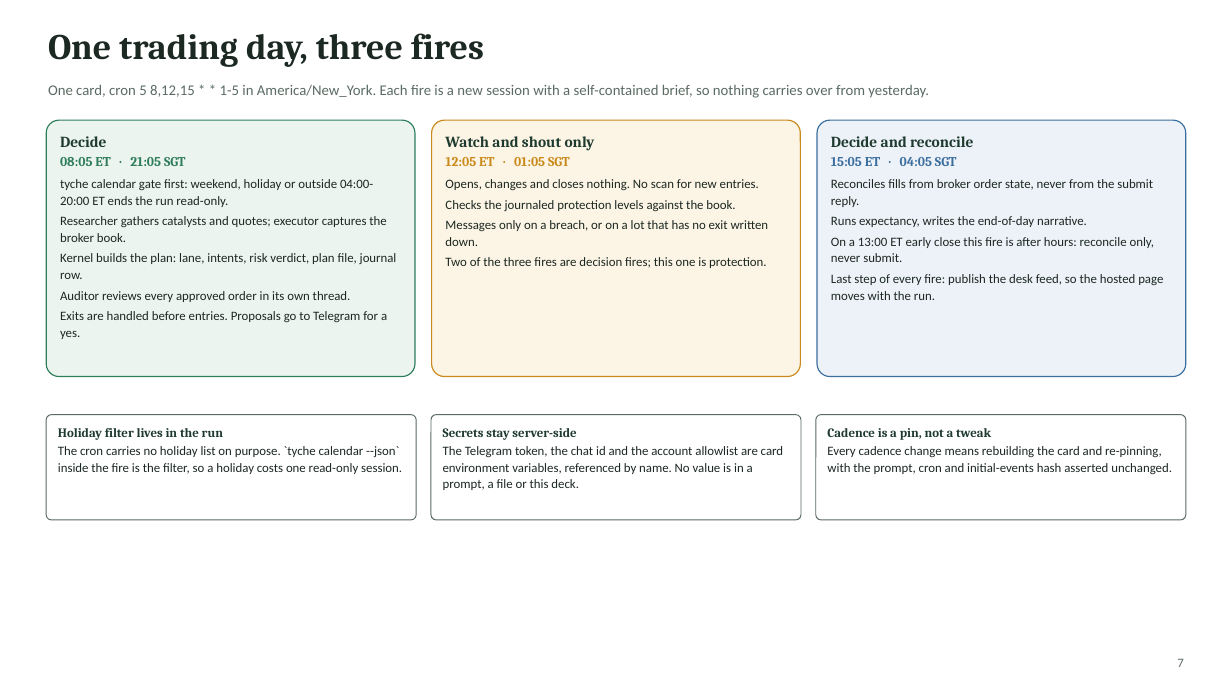
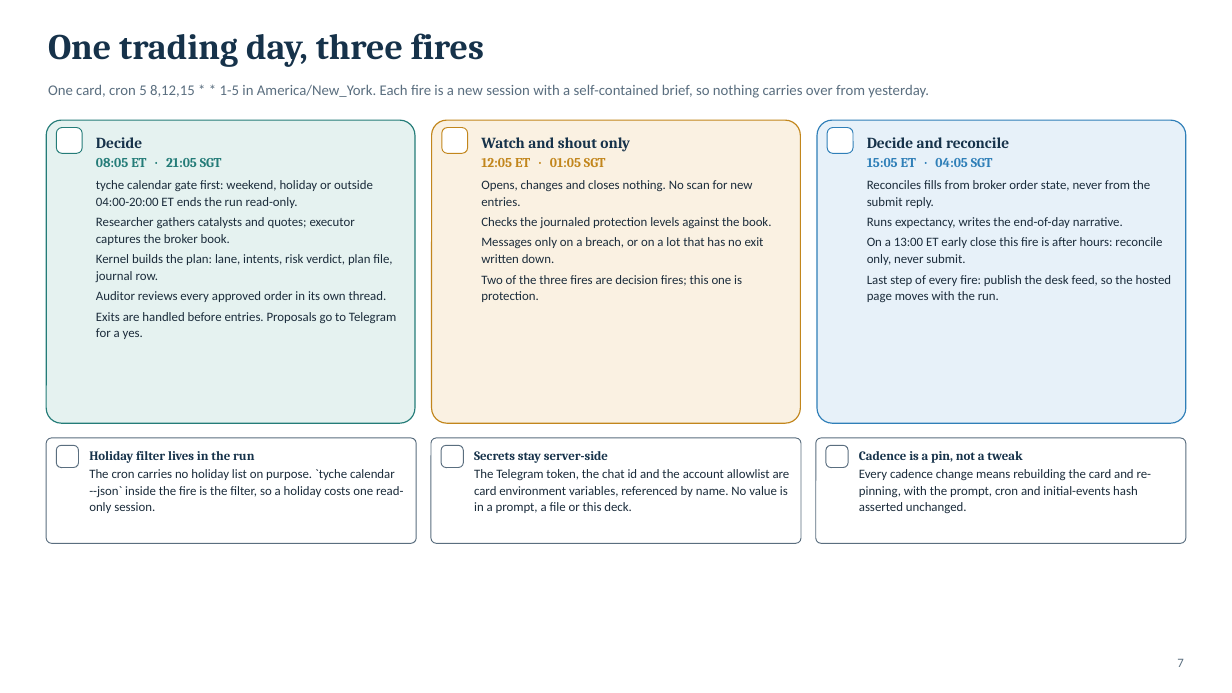
Before and after one commit to aloisohzh/tyche, a slide deck: slide 7 of docs/competition/deck/tyche-competition-deck.pptx. Drawn at 1232x693 pixels with LibreOffice and Linux fonts; fonts in the diff are those of the drawing; background and template pictures are left out. Boxes give left, top, right and bottom in pixels: in the first picture for what was removed or moved away, otherwise in the second. Text is boxed around its words. In the diff, an @@ line names an element or a change of style, - is before the commit and + after.

Commit message:
Competition deck: light blue and silver theme with generated artwork
The deck read as a wall of text on dark green. A submission judged partly on
presentation needs the architecture to be legible at a glance, so the four
structural slides now carry node glyphs and the whole deck moves to a light
blue, silver and white palette.

The four hue families stay semantic rather than decorative: blue is the
deterministic layer, green the advisory layer, amber a human decision, brick a
channel that may observe or alert but never control. Recolouring one into
another would change what the diagrams assert, so only the chrome moved.

Every component label is still a native shape, so the artwork cannot invent a
fact about the system. prepare_assets.py turns the generator's scratch PNGs
into the committed JPEG backdrops and trimmed, transparent icon cutouts;
build_deck.py reads only assets/, so a rebuild works without the originals.

```diff
--- a/docs/competition/deck/tyche-competition-deck.pptx
+++ b/docs/competition/deck/tyche-competition-deck.pptx
@@ text "One trading day, three fires" at [48,33,484,67]: text colour #1C2822 to #16324A @@
@@ text "One card, cron 5 8,12,15 ..." at [48,84,929,98]: text colour #5B6B63 to #5A6E7F @@
@@ rounded rectangle "Decide": place and size @@
-rounded rectangle "Decide" at [46,120,415,377]
+rounded rectangle "Decide" at [46,120,415,423]
@@ rounded rectangle "Decide" at [46,120,415,423]: text colour #1E3A2F to #16324A in "Decide"; text colour #2E7D5B to #247C78 in "08:05 ET · 21:05 SGT"; text colour #1C2822 to #1B2C3B; fill #ECF4F0 to #E5F2F0; outline #2E7D5B 0.9 pt to #247C78 0.9 pt @@
@@ rounded rectangle added at [56,128,82,153], fill #FFFFFF, outline #247C78 0.75 pt @@
@@ rounded rectangle "Watch and shout only": place and size @@
-rounded rectangle "Watch and shout only" at [432,120,800,377]
+rounded rectangle "Watch and shout only" at [432,120,800,423]
@@ rounded rectangle "Watch and shout only" at [432,120,800,423]: text colour #1E3A2F to #16324A in "Watch and shout only"; text colour #C98A1B to #C2861C in "12:05 ET · 01:05 SGT"; text colour #1C2822 to #1B2C3B in "Opens, changes and closes nothing. No scan ...", "Checks the journaled protection levels against the ...", "Messages only on a breach, or on ...", "Two of the three fires are decision ..."; fill #FCF4E4 to #FAF1E2; outline #C98A1B 0.9 pt to #C2861C 0.9 pt @@
@@ rounded rectangle added at [442,128,468,153], fill #FFFFFF, outline #C2861C 0.75 pt @@
@@ rounded rectangle "Decide and reconcile": place and size @@
-rounded rectangle "Decide and reconcile" at [817,120,1186,377]
+rounded rectangle "Decide and reconcile" at [817,120,1186,423]
@@ rounded rectangle "Decide and reconcile" at [817,120,1186,423]: text colour #1E3A2F to #16324A in "Decide and reconcile"; text colour #3C6E9E to #2F7FB8 in "15:05 ET · 04:05 SGT"; text colour #1C2822 to #1B2C3B in "Reconciles fills from broker order state, never ...", "Runs expectancy, writes the end-of-day narrative.", "On a 13:00 ET early close this ...", "Last step of every fire: publish the ..."; fill #ECF2F8 to #E7F1F9; outline #3C6E9E 0.9 pt to #2F7FB8 0.9 pt @@
@@ rounded rectangle added at [827,128,853,153], fill #FFFFFF, outline #2F7FB8 0.75 pt @@
@@ rounded rectangle "Holiday filter lives in the ..." at [46,438,416,543]: text colour #1E3A2F to #16324A in "Holiday filter lives in the run"; text colour #1C2822 to #1B2C3B in "The cron carries no holiday list on ..."; outline #5B6B63 0.75 pt to #5A6E7F 0.75 pt @@
@@ rounded rectangle added at [56,445,79,468], fill #FFFFFF, outline #5A6E7F 0.75 pt @@
@@ rounded rectangle "Secrets stay server-side" at [431,438,800,543]: text colour #1E3A2F to #16324A in "Secrets stay server-side"; text colour #1C2822 to #1B2C3B in "The Telegram token, the chat id and ..."; outline #5B6B63 0.75 pt to #5A6E7F 0.75 pt @@
@@ rounded rectangle added at [441,445,463,468], fill #FFFFFF, outline #5A6E7F 0.75 pt @@
@@ 3 rounded rectangles: place and size @@
-3 rounded rectangles at [46,415,1186,520]
+3 rounded rectangles at [46,438,1186,543]
@@ rounded rectangle "Cadence is a pin, not ..." at [816,438,1186,543]: text colour #1E3A2F to #16324A in "Cadence is a pin, not a tweak"; text colour #1C2822 to #1B2C3B in "Every cadence change means rebuilding the card ..."; outline #5B6B63 0.75 pt to #5A6E7F 0.75 pt @@
@@ rounded rectangle added at [826,445,848,468], fill #FFFFFF, outline #5A6E7F 0.75 pt @@
@@ text "7" at [1177,659,1183,667]: text colour #5B6B63 to #5A6E7F @@
```
Also in this commit, not shown: 33 other slides changed, 18 other files.
